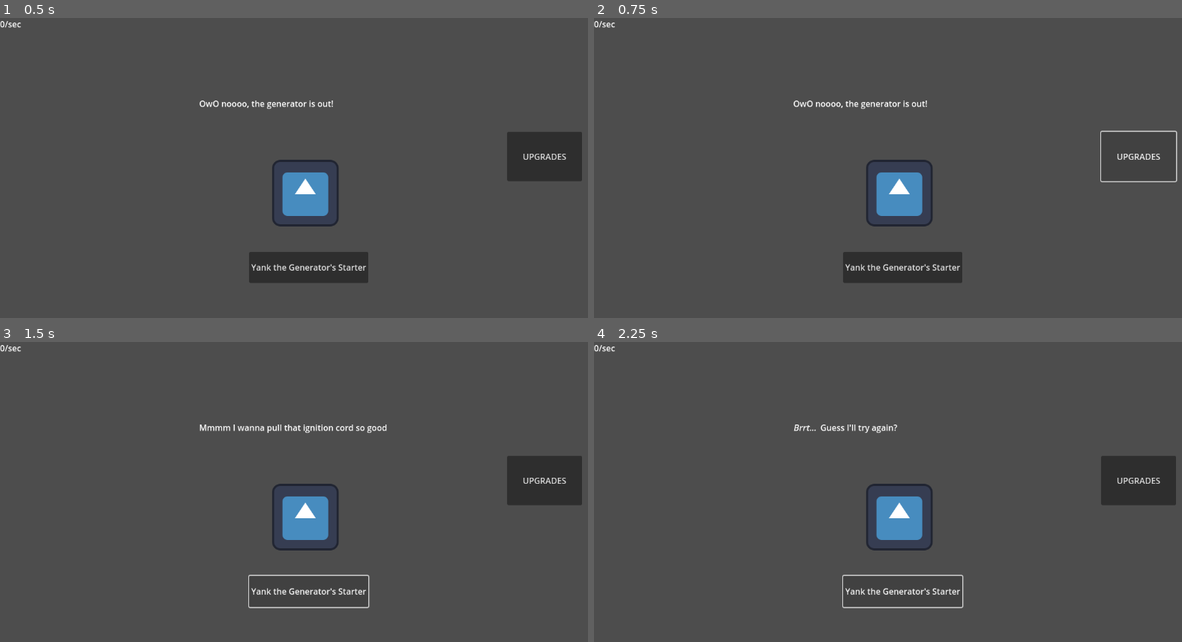
Above: before the commit, frames 1-4 (two rows, left to right).
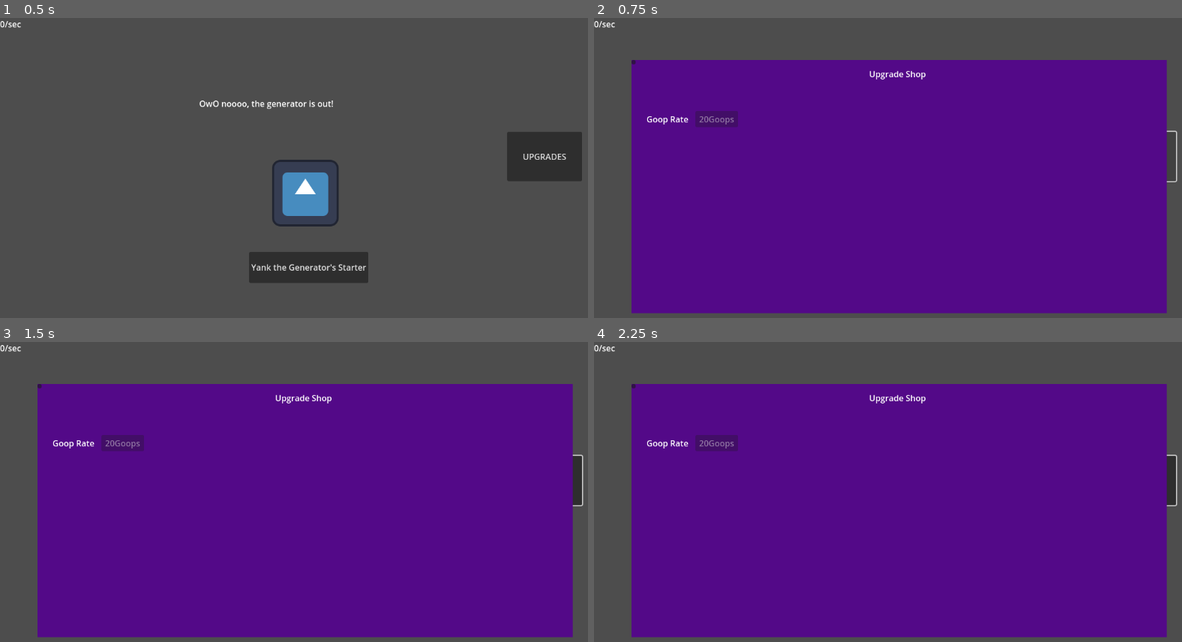
Above: after the commit, the same moments.

Repository: SeanCampbell255/idler
Game: Godot game, scene res://generator.tscn
Two runs of this game, one before a commit and one after it. Both use one fixed random seed, a clock stepped at 60 frames per second and the inputs below. The engine's default icon, where the game draws it, is replaced by a stand-in: a white triangle on a blue panel in a dark square.
Inputs:
- Up to frame 1 (0.5 s): no input
- Up to frame 2 (0.75 s): click "UPGRADES" at 0.5 s
- Up to frame 3 (1.5 s): click "Yank the Generator's Starter" at 1.25 s
- Up to frame 4 (2.25 s): click "Yank the Generator's Starter" at 2 s

Frame 1 is identical in both runs. In frame 2, 77% of the frame differs, in the area x 6-98%, y 14-99%; in frame 3, 77%, in the area x 6-100%, y 14-99%; in frame 4, 77%.

Commit message:
Upgrade partial
Need to find the best way to script communicate from upgrade button to parent nodes

Diff:
--- a/generator.gd
+++ b/generator.gd
@@ -7,6 +7,7 @@
 @onready var generatorTimer = $"Generator Timer"
 @onready var goopRateLabel = $"Goop Rate"
 @onready var upgradeButton = $"Upgrades"
+@onready var upgradeShop = $"Upgrade Shop"
 
 var generatorMessages: Array[String]
 var goops = 0
@@ -16,6 +17,7 @@
 # Initializing messages for generator start
 func _ready() -> void:
 	goopRateLabel.text = ""
+	upgradeShop.visible = false
 
 	_on_generator_timer_timeout()
 
@@ -59,3 +61,7 @@
 
 func _on_ignition_pressed() -> void:
 	restart_generator()
+
+
+func _on_upgrades_pressed() -> void:
+	upgradeShop.visible = true
--- a/generator.tscn
+++ b/generator.tscn
@@ -1,7 +1,8 @@
-[gd_scene load_steps=3 format=3 uid="uid://bf6r451phg0yb"]
+[gd_scene load_steps=4 format=3 uid="uid://bf6r451phg0yb"]
 
 [ext_resource type="Script" path="res://generator.gd" id="1_b1upr"]
 [ext_resource type="Texture2D" uid="uid://j14cqidry2l" path="res://icon.svg" id="2_uj535"]
+[ext_resource type="PackedScene" uid="uid://dwe2uk383pqgj" path="res://upgrade_shop.tscn" id="3_tqo7i"]
 
 [node name="Generator" type="Node2D"]
 script = ExtResource("1_b1upr")
@@ -41,6 +42,9 @@
 offset_bottom = 314.0
 text = "UPGRADES"
 
+[node name="Upgrade Shop" parent="." instance=ExtResource("3_tqo7i")]
+
 [connection signal="pressed" from="Ignition" to="." method="_on_ignition_pressed"]
 [connection signal="timeout" from="Goop Timer" to="." method="_on_goop_timer_timeout"]
 [connection signal="timeout" from="Generator Timer" to="." method="_on_generator_timer_timeout"]
+[connection signal="pressed" from="Upgrades" to="." method="_on_upgrades_pressed"]
--- a/upgrade.tscn
+++ b/upgrade.tscn
@@ -2,6 +2,7 @@
 
 [node name="Upgrade" type="Control"]
 layout_mode = 3
+anchors_preset = 0
 offset_left = 446.0
 offset_top = 177.0
 offset_right = 761.0
--- a/upgrade_shop.gd
+++ b/upgrade_shop.gd
@@ -1,14 +1,23 @@
-extends Panel
+extends Control
 
-@onready var goopRate = $"Goop Rate"
+@onready var goopRate = $"Panel/Goop Rate"
+
+var goopRateCost = 20
 
 
 # Called when the node enters the scene tree for the first time.
 func _ready() -> void:
-	pass # Replace with function body.
+	var goopRateChildren = goopRate.get_children()
+	goopRateChildren[0].text = "Goop Rate"
+	goopRateChildren[1].text = str(goopRateCost) + "Goops"
+	goopRateChildren[1].disabled = true
 
-func purchase_upgrade() -> void:
-	pass # Tell generator to do better
 
-func update_price() -> void:
-	pass # Increases price of purchased upgrade
+
+func _on_close_pressed() -> void:
+	visible = false
+
+
+func _on_visibility_changed() -> void:
+	if visible == true && get_parent().goops >= goopRateCost:
+		goopRate.get_children()[1].disabled = false
--- a/upgrade_shop.tscn
+++ b/upgrade_shop.tscn
@@ -1,26 +1,46 @@
-[gd_scene load_steps=3 format=3 uid="uid://dw0dx723kk2ja"]
+[gd_scene load_steps=4 format=3 uid="uid://dwe2uk383pqgj"]
 
 [ext_resource type="PackedScene" uid="uid://bavev1lro7gqc" path="res://upgrade.tscn" id="1_5pj5l"]
 [ext_resource type="Script" path="res://upgrade_shop.gd" id="1_l3h85"]
 
-[node name="Upgrade Shop" type="Panel"]
-offset_left = 169.0
-offset_top = 129.0
-offset_right = 950.0
-offset_bottom = 501.0
+[sub_resource type="StyleBoxFlat" id="StyleBoxFlat_pxeku"]
+bg_color = Color(0.32549, 0.0352941, 0.533333, 1)
+
+[node name="Upgrade Shop" type="Control"]
+layout_mode = 3
+anchors_preset = 15
+anchor_right = 1.0
+anchor_bottom = 1.0
+grow_horizontal = 2
+grow_vertical = 2
 script = ExtResource("1_l3h85")
 
-[node name="Shop Title" type="Label" parent="."]
+[node name="Panel" type="Panel" parent="."]
 layout_mode = 0
-offset_right = 776.0
-offset_bottom = 59.0
-text = "GETCHUR UPGRADES HERE FELLER"
+offset_left = 72.0
+offset_top = 81.0
+offset_right = 1101.0
+offset_bottom = 568.0
+theme_override_styles/panel = SubResource("StyleBoxFlat_pxeku")
+
+[node name="Goop Rate" parent="Panel" instance=ExtResource("1_5pj5l")]
+offset_left = 144.0
+offset_top = 10.0
+offset_right = 459.0
+offset_bottom = 304.0
+
+[node name="Label" type="Label" parent="Panel"]
+layout_mode = 0
+offset_right = 1023.0
+offset_bottom = 54.0
+text = "Upgrade Shop"
 horizontal_alignment = 1
 vertical_alignment = 1
 
-[node name="Goop Rate" parent="." instance=ExtResource("1_5pj5l")]
-anchors_preset = 0
-offset_left = 141.0
-offset_top = -1.0
-offset_right = 456.0
-offset_bottom = 293.0
+[node name="Close" type="Button" parent="Panel"]
+layout_mode = 0
+offset_right = 8.0
+offset_bottom = 8.0
+
+[connection signal="visibility_changed" from="." to="." method="_on_visibility_changed"]
+[connection signal="pressed" from="Panel/Close" to="." method="_on_close_pressed"]
